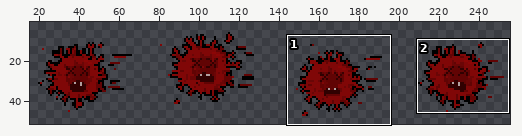
Sprite sheet -- Python_Module_8/Assets/SpriteSheets/Virus Game/Enemies/Virus_Red/virus1_red.png. The picture above shows the old version from afar; the outline marks the close-up.
Close-up. Before the commit:
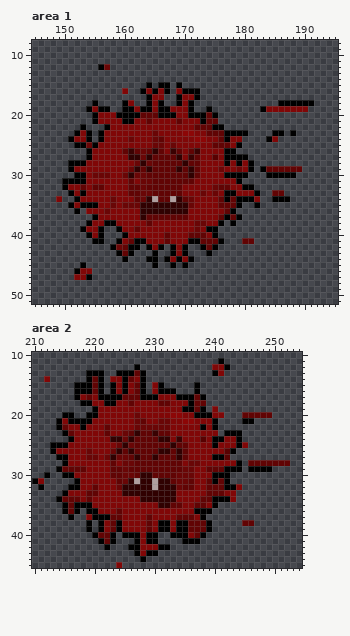
The file is 256x64 pixels. Colours within 5 levels of each other are drawn and written as one. Shown: area 1: x 145..195, y 8..51; area 2: x 210..254, y 10..45. The wide view leaves out empty margins. The commit also changed other parts of the picture, which this record leaves out.
New version:
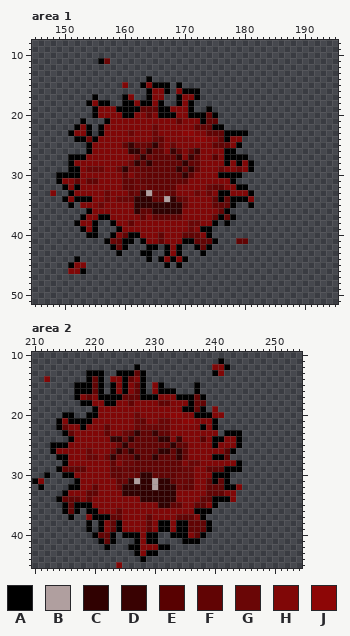
Palette (. is transparent): A #000000  B #b09f9f  C #300101  D #390202  E #580101  F #610404  G #6a0606  H #800707  J #8d0606
Diff:
Changed rows in their new state; - is an unchanged pixel.
Area 1:
first column x 148:
11 --------AG----------------------------------
12 --------..----------------------------------
14 ----------------A---------------------------
15 ------------H--AHA--------------------------
16 ------------.--.AH--------------------------
17 -------A----AH------------------------------
18 ------AHAA---AHA----------------------......
19 ------.AHHHA--AFFF-----------------........-
20 -----------H--HH-H--------------------------
21 -----A-..A--HH--H---------------------------
22 ----AHA-AH-------G--------------------------
23 ---AH--------G-----------------------..-.---
24 ---.AAGAH----H----------------------..------
25 ----..AH----FDFGFC--------------------------
26 ------------HCC-CF--------------------------
27 ---AAAH------HGCG---------------------------
28 ----HH-------GCFC---------------------------
29 ----A-GGG--GC-G-F------------------.......--
30 -AAA-H-HHH--FH--------CFH---A---.---.....---
31 -AHHFHFF----F-GFF------H------A.------------
32 ----AH-HH---F-G------H----GF-H-A-.----------
33 H----H---G----GCB----H--GHGHA-H--A.--..-----
34 -.AH-AA--GHGGGCC-F-BCFGH---FAFA--H.--...----
35 ----.HHHG-H-HHC-------GH---F--A.-A.---------
36 ----.-A--H----CFF-----H-----FA.-------------
37 -----AHHAA-----FH-----H----FAFA.------------
38 ----AHHA..---F--H------G-H-A.A.-------------
39 -------A.-----H--------GHA-.----------------
40 -------A.-AHFAA---FH--F--HA.----------------
41 -------..AGFAA.---FH--A-F--A.--F-.----------
42 -----------FA..--A.AHA.-AFA.----------------
43 ------------..-AA.-AHA.--A.-----------------
44 ----A-------.----.AHAHA.--------------------
45 ---AHH-----------.-A.A.---------------------
46 ---HHA.-------------------------------------
47 ----...-------------------------------------
Area 2:
first column x 245:
20 .....
21 ..---
first column x 245:
25 .-------
28 -.......
29 -....---
first column x 245:
38 ..
Changed places in both close-ups, as pixel boxes (x1, y1, x2, y2):
changed: (50, 58, 314, 280)
erased: (242, 412, 272, 424)
erased: (242, 442, 290, 472)
erased: (242, 520, 254, 526)
